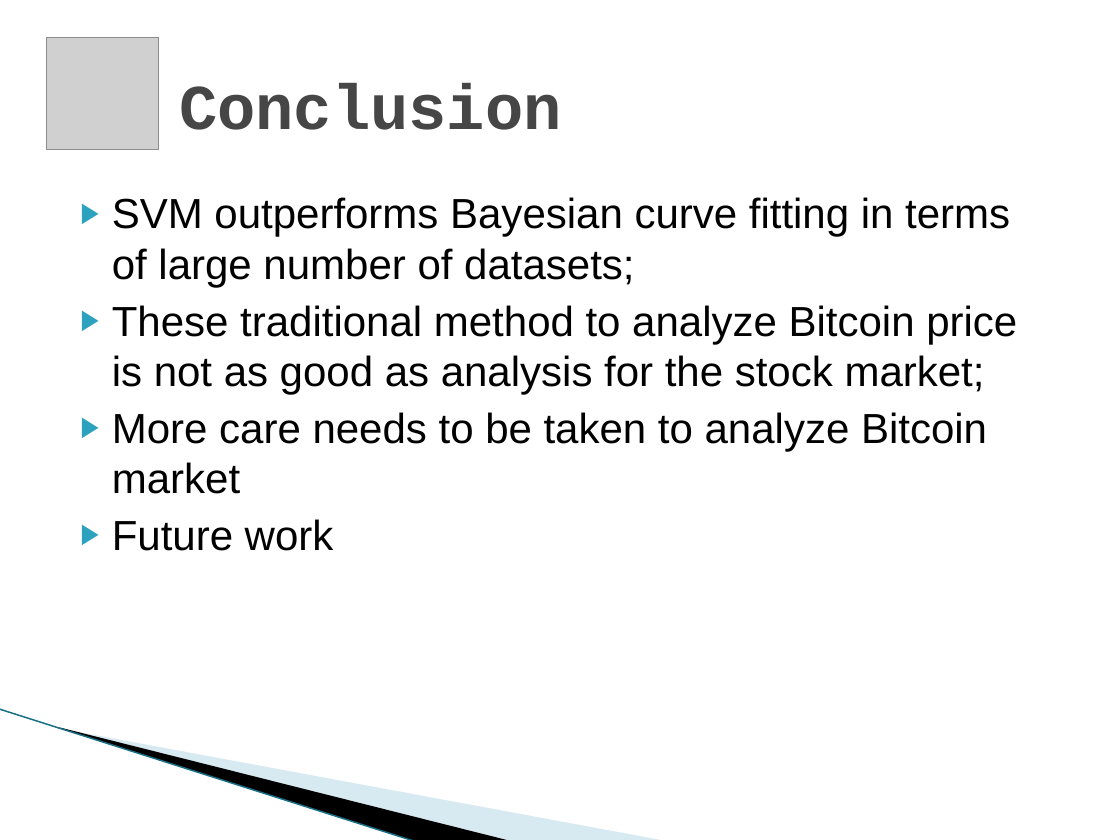
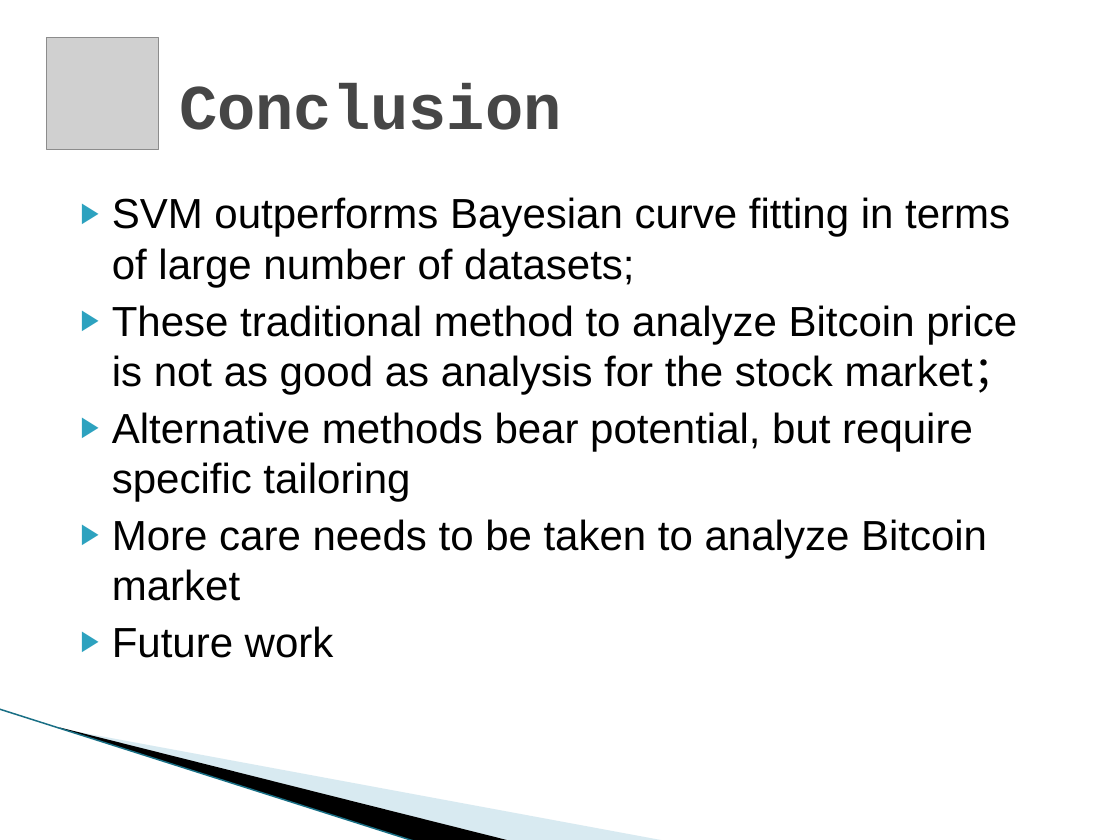
Before and after one commit to yyl/btc-price-analysis, a slide deck: slide 24 of DM_Project.pptx. Drawn at 1120x840 pixels with LibreOffice and Linux fonts; fonts in the diff are those of the drawing; grey boxes stand for pictures; background and template pictures are left out. Boxes give left, top, right and bottom in pixels: in the first picture for what was removed or moved away, otherwise in the second. Text is boxed around its words. In the diff, an @@ line names an element or a change of style, - is before the commit and + after.

Commit message:
slide update

```diff
--- a/DM_Project.pptx
+++ b/DM_Project.pptx
@@ text at bbox=[112, 305, 1017, 502]: text changed @@
-▶ These traditional method to analyze Bitcoin price is not as good as analysis for the stock market;
+▶ These traditional method to analyze Bitcoin price is not as good as analysis for the stock market；
+▶ Alternative methods bear potential, but require specific tailoring
```
Also in this commit, not shown: 6 other slides changed.
